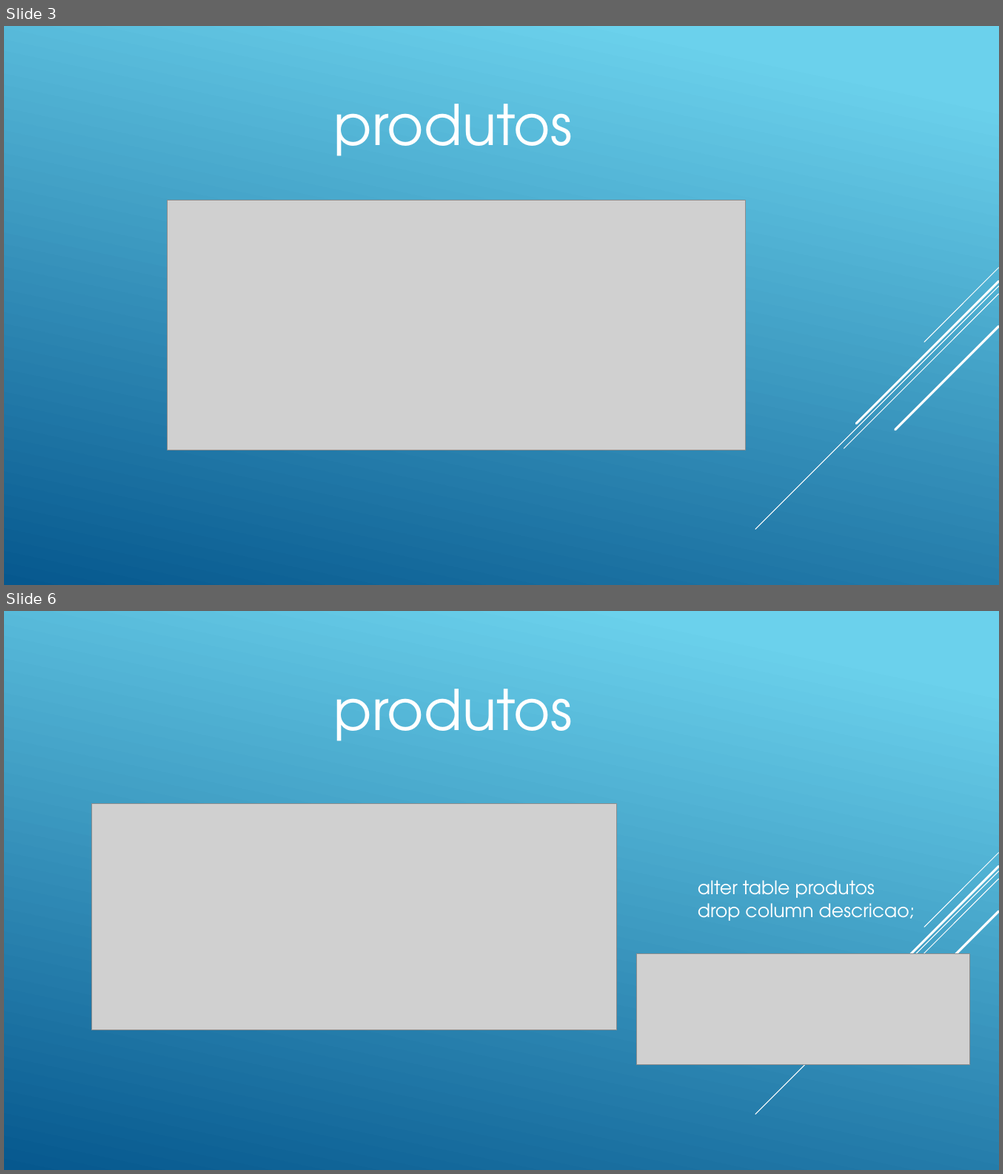
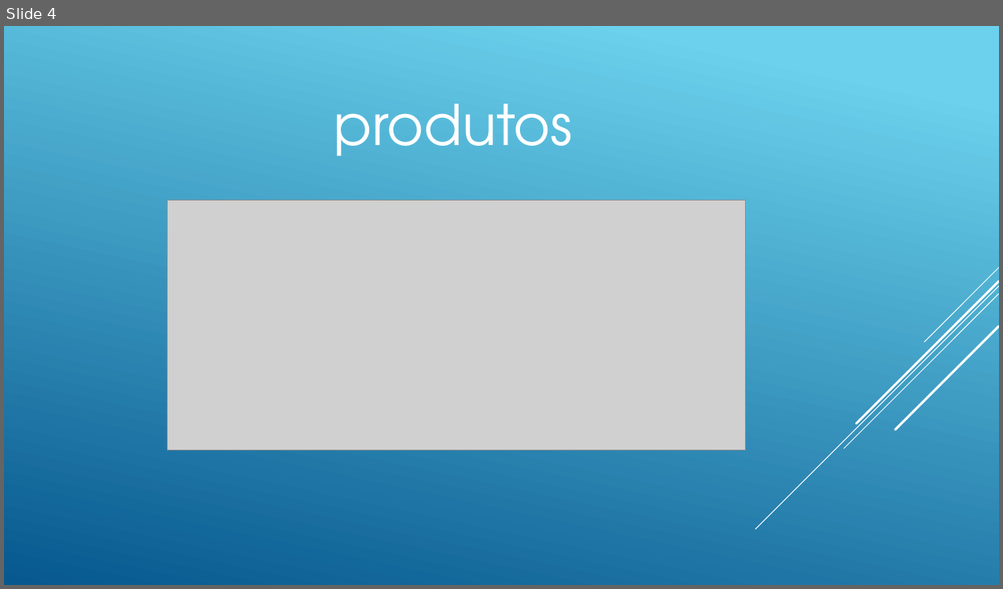
Before and after one commit to andreneves/BDII, a slide deck: BDIIA03.pptx. Shown one above the other, each under a label of ours: slides 3 and 6 before the commit, slide 4 after it; the slides between them are not shown. The pictures are 1003x1174 and 1003x589 pixels, drawn with LibreOffice and Linux fonts; fonts in the diff are those of the drawing; grey boxes stand for pictures. Boxes give left, top, right and bottom in pixels: in the first picture for what was removed or moved away, otherwise in the second. Text is boxed around its words. In the diff, an @@ line names an element or a change of style, - is before the commit and + after.

```diff
--- a/BDIIA03.pptx
+++ b/BDIIA03.pptx
@@ slide 6 removed at (x1=4, y1=611, x2=999, y2=1170), background gradient #6ED2EB to #06588E; not listed: 5 template elements that a slide beside it also shows @@
@@ text removed at (x1=334, y1=689, x2=572, y2=741) @@
-produtos
@@ picture removed at (x1=91, y1=803, x2=617, y2=1031) @@
@@ text removed at (x1=697, y1=880, x2=914, y2=921) @@
-alter table produtos
-drop column descricao;
@@ picture removed at (x1=637, y1=954, x2=970, y2=1065) @@
@@ what was slide 3 is now slide 4 @@
```
Also in this commit, not shown: 1 slide changed, 6 slides added, 2 other slides removed, 1 other file.
